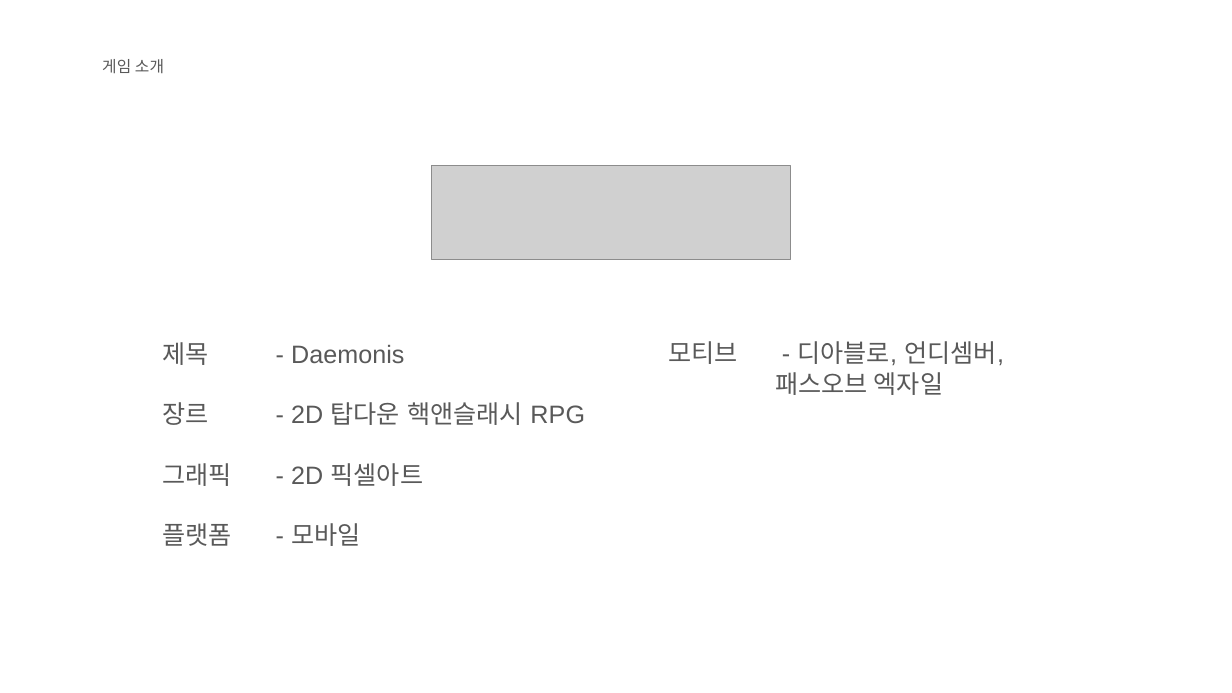
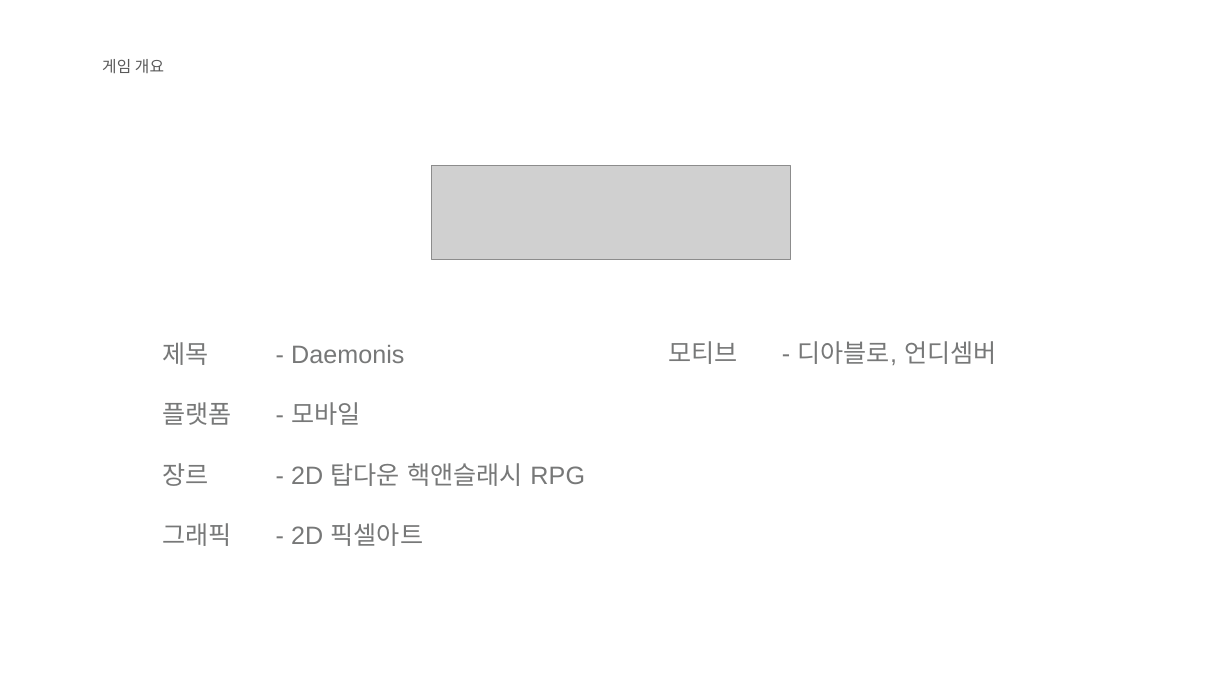
Before and after one commit to KJGoody/Daemonis, a slide deck: slide 3 of Deamonis(데모니스) 기획서/Daemonis PPT.pptx (slide 4 before the commit). Drawn at 1232x693 pixels with LibreOffice and Linux fonts; fonts in the diff are those of the drawing; grey boxes stand for pictures; background and template pictures are left out. Boxes give left, top, right and bottom in pixels: in the first picture for what was removed or moved away, otherwise in the second. Text is boxed around its words. In the diff, an @@ line names an element or a change of style, - is before the commit and + after.

```diff
--- a/Deamonis(데모니스) 기획서/Daemonis PPT.pptx
+++ b/Deamonis(데모니스) 기획서/Daemonis PPT.pptx
@@ text at (x1=102, y1=59, x2=164, y2=73): text changed @@
-게임 소개
+게임 개요
@@ text at (x1=162, y1=342, x2=585, y2=546): text colour #595959 to #777878 in "제목 - Daemonis", "장르 - 2D 탑다운 핵앤슬래시 RPG", "그래픽 - 2D 픽셀아트" @@
@@ text at (x1=668, y1=341, x2=997, y2=365): text changed; text colour #595959 to #777878 @@
-모티브 - 디아블로, 언디셈버,
-패스오브 엑자일
+모티브 - 디아블로, 언디셈버
@@ text at (x1=162, y1=402, x2=361, y2=425): paragraph added @@
+플랫폼 - 모바일
@@ text at (x1=162, y1=523, x2=361, y2=546): paragraph removed @@
-플랫폼 - 모바일
```
Also in this commit, not shown: 3 other slides changed, 11 slides added, 15 slides removed, 1 other file.
